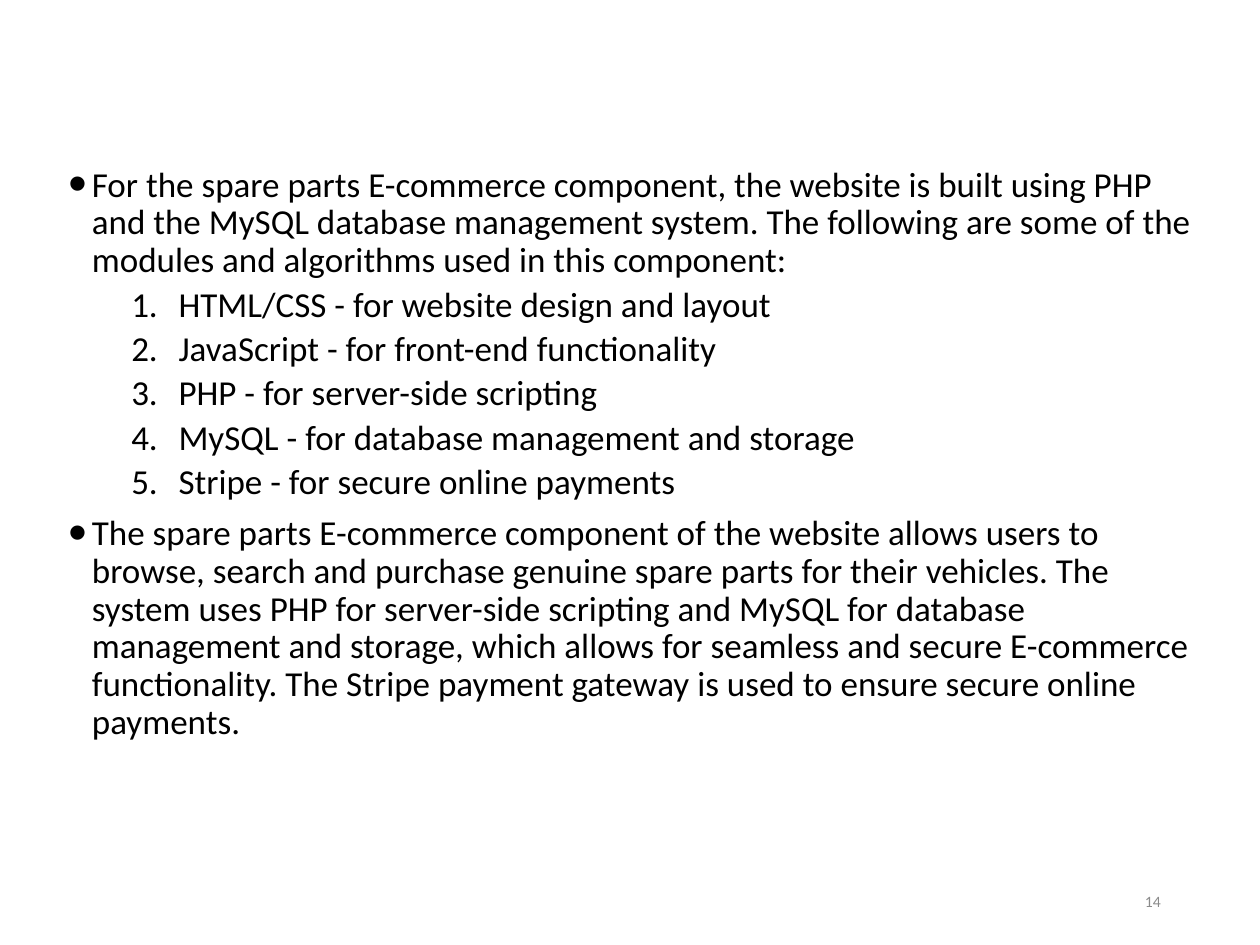
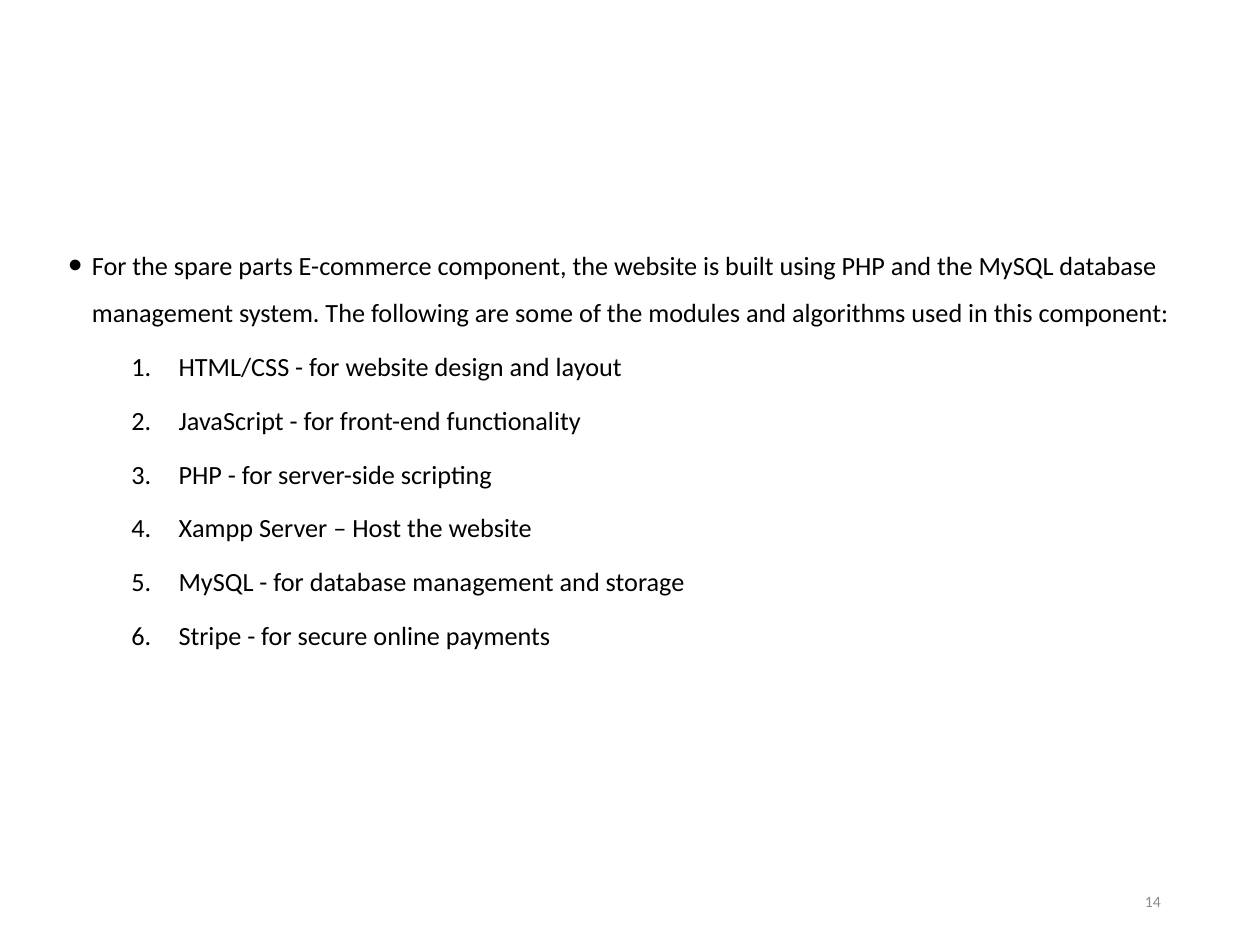
Before and after one commit to yuvrajsinghchauhan/Vehicle-Health-Analysis-and-Spare-Parts-E-Commerce, a slide deck: slide 14 of Review 2 ppt for Vehicle Health Analysis and Spare Parts E-Commerce.pptx. Drawn at 1260x945 pixels with LibreOffice and Linux fonts; fonts in the diff are those of the drawing. Boxes give left, top, right and bottom in pixels: in the first picture for what was removed or moved away, otherwise in the second. Text is boxed around its words. In the diff, an @@ line names an element or a change of style, - is before the commit and + after.

```diff
--- a/Review 2 ppt for Vehicle Health Analysis and Spare Parts E-Commerce.pptx
+++ b/Review 2 ppt for Vehicle Health Analysis and Spare Parts E-Commerce.pptx
@@ text "For the spare parts E-commerce ...": place and size @@
-text "For the spare parts E-commerce ..." at [92, 172, 1191, 740]
+text "For the spare parts E-commerce ..." at [92, 256, 1168, 650]
@@ text at [92, 256, 1168, 650]: size 20 to 15 pt; line spacing 0.9 to 1.5 @@
@@ text at [92, 520, 1188, 740]: paragraph removed @@
-• The spare parts E-commerce component of the website allows users to browse, search and purchase genuine spare parts for their vehicles. The system uses PHP for server-side scripting and MySQL for database management and storage, which allows for seamless and secure E-commerce functionality. The Stripe payment gateway is used to ensure secure online payments.
@@ text at [179, 518, 532, 542]: paragraph added @@
+  4. Xampp Server – Host the website
```
Also in this commit, not shown: 8 other slides changed, 2 other files.
